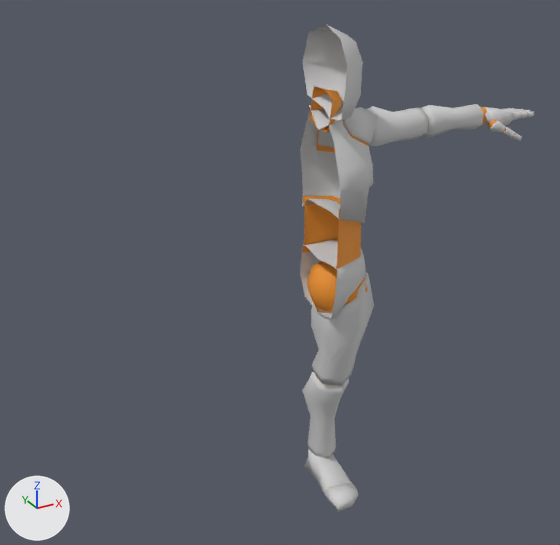
The glTF model models/avatars/default/male.glb, before and after one commit.
Both versions are drawn from a 50 mm camera at (-1.35, -2.22, 2.09) aimed at (-0.1, 0.04, 0.96). Lighting does not change. The marker at lower left points along +X, +Y and +Z. The first picture is the older version. Vertices at exactly the same position are counted once.

The scene before the commit, as lines of its bpy script (objects in view):
```python
me_citrus_male = bpy.data.meshes.new('Citrus Male')
me_citrus_male.from_pydata(...)  # 1522 vertices, 2757 faces; spans x -0.03..0.96, y -0.2..0.13, z 0.0..1.83
# faces by material slot: [1621, 1136]
me_citrus_male.materials.append(mat_material)
me_citrus_male.materials.append(mat_material_001)
ob_citrus_male = bpy.data.objects.new('Citrus Male', me_citrus_male)
ob_citrus_male.location = (0.0, 0.0, 0.0)
```
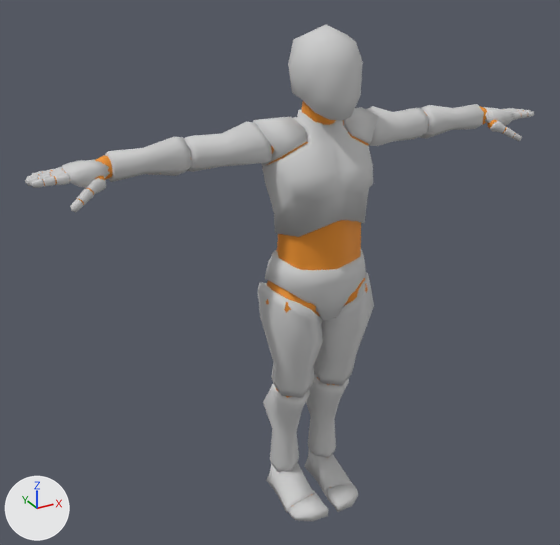
Where the change shows, as pixel boxes (x1, y1, x2, y2) in the pictures (560 x 545 px):
'Citrus Male', reshaped (117% wider): before (300, 25, 534, 512); after (25, 25, 534, 521)
part 1 of me_citrus_male, added: after (253, 117, 307, 165)
part 2 of me_citrus_male, added: after (184, 122, 272, 172)
part 3 of me_citrus_male, added: after (105, 137, 191, 182)
part 4 of me_citrus_male, added: after (258, 282, 323, 397)
part 5 of me_citrus_male, added: after (263, 384, 311, 471)
part 6 of me_citrus_male, added: after (266, 463, 315, 513)
part 7 of me_citrus_male, added: after (289, 493, 328, 521)
part 8 of me_citrus_male, added: after (62, 159, 110, 188)
part 9 of me_citrus_male, added: after (43, 176, 56, 187)
part 10 of me_citrus_male, added: after (55, 173, 70, 185)
part 11 of me_citrus_male, added: after (50, 170, 65, 176)
part 12 of me_citrus_male, added: after (77, 189, 94, 206)
part 13 of me_citrus_male, added: after (86, 178, 106, 195)
part 14 of me_citrus_male, added: after (70, 199, 84, 212)
part 15 of me_citrus_male, added: after (266, 280, 320, 316)
part 16 of me_citrus_male, added: after (267, 142, 308, 165)
part 17 of me_citrus_male, added: after (95, 155, 113, 179)
part 18 of me_citrus_male, added: after (25, 170, 105, 205)
part 19 of me_citrus_male, added: after (262, 25, 347, 321)

Diff of the bpy script that builds the scene:
```diff
--- a/models/avatars/default/male.glb.py
+++ b/models/avatars/default/male.glb.py
@@ me_citrus_male @@
-me_citrus_male.from_pydata(...)  # 1522 vertices, 2757 faces; spans x -0.03..0.96, y -0.2..0.13, z 0.0..1.83
+me_citrus_male.from_pydata(...)  # 2981 vertices, 5514 faces; spans x -0.96..0.96, y -0.2..0.13, z 0.0..1.83
+# me_citrus_male part 1: the loose piece of 26 vertices spanning x 0.06..0.23, y -0.11..0.1, z 1.38..1.54 is copied, and the copy is mirrored in x about the mesh origin; it spans x -0.23..-0.06, y -0.11..0.1, z 1.38..1.54
+# me_citrus_male part 2: the loose piece of 32 vertices spanning x 0.18..0.46, y -0.07..0.07, z 1.39..1.54 is copied, and the copy is mirrored in x about the mesh origin; it spans x -0.46..-0.18, y -0.07..0.07, z 1.39..1.54
+# me_citrus_male part 3: the loose piece of 32 vertices spanning x 0.46..0.72, y -0.06..0.05, z 1.39..1.52 is copied, and the copy is mirrored in x about the mesh origin; it spans x -0.72..-0.46, y -0.06..0.05, z 1.39..1.52
+# me_citrus_male part 4: the loose piece of 38 vertices spanning x 0.01..0.21, y -0.18..0.09, z 0.51..0.95 is copied, and the copy is mirrored in x about the mesh origin; it spans x -0.21..-0.01, y -0.18..0.09, z 0.51..0.95
+# me_citrus_male part 5: the loose piece of 38 vertices spanning x 0.01..0.17, y -0.1..0.12, z 0.11..0.52 is copied, and the copy is mirrored in x about the mesh origin; it spans x -0.17..-0.01, y -0.1..0.12, z 0.11..0.52
+# me_citrus_male part 6: the loose piece of 42 vertices spanning x 0.02..0.16, y -0.11..0.13, z 0.0..0.12 is copied, and the copy is mirrored in x about the mesh origin; it spans x -0.16..-0.02, y -0.11..0.13, z 0.0..0.12
+# me_citrus_male part 7: the loose piece of 26 vertices spanning x 0.02..0.15, y -0.2..-0.12, z 0.0..0.05 is copied, and the copy is mirrored in x about the mesh origin; it spans x -0.15..-0.02, y -0.2..-0.12, z 0.0..0.05
+# me_citrus_male part 8: the loose piece of 50 vertices spanning x 0.72..0.85, y -0.07..0.03, z 1.41..1.48 is copied, and the copy is mirrored in x about the mesh origin; it spans x -0.85..-0.72, y -0.07..0.03, z 1.41..1.48
+# me_citrus_male part 9: the loose piece of 32 vertices spanning x 0.84..0.88, y -0.07..-0.04, z 1.43..1.47 is copied, and the copy is scaled about its middle by (-0.827, 0.824, 0.813), then moved by (-1.76, 0.0, 0.0); it spans x -0.92..-0.88, y -0.07..-0.05, z 1.44..1.46
+# me_citrus_male part 10: the loose piece of 32 vertices spanning x 0.84..0.88, y -0.07..-0.04, z 1.43..1.47 is copied, and the copy is mirrored in x about the mesh origin; it spans x -0.88..-0.84, y -0.07..-0.04, z 1.43..1.47
+# me_citrus_male part 11: the loose piece of 32 vertices spanning x 0.85..0.89, y -0.05..-0.02, z 1.43..1.47 is copied, and the copy is mirrored in x about the mesh origin; it spans x -0.89..-0.85, y -0.05..-0.02, z 1.43..1.47
+# me_citrus_male part 12: the loose piece of 32 vertices spanning x 0.79..0.84, y -0.11..-0.07, z 1.38..1.42 is copied, and the copy is mirrored in x about the mesh origin; it spans x -0.84..-0.79, y -0.11..-0.07, z 1.38..1.42
+# me_citrus_male part 13: the loose piece of 32 vertices spanning x 0.74..0.8, y -0.09..-0.05, z 1.39..1.44 is copied, and the copy is mirrored in x about the mesh origin; it spans x -0.8..-0.74, y -0.09..-0.05, z 1.39..1.44
+# me_citrus_male part 14: the loose piece of 26 vertices spanning x 0.82..0.86, y -0.12..-0.09, z 1.36..1.4 is copied, and the copy is mirrored in x about the mesh origin; it spans x -0.86..-0.82, y -0.12..-0.09, z 1.36..1.4
+# me_citrus_male part 15: the loose piece of 26 vertices spanning x -0.03..0.2, y -0.16..0.07, z 0.78..1.01 is copied, and the copy is mirrored in x about the mesh origin; it spans x -0.2..0.03, y -0.16..0.07, z 0.78..1.01
+# me_citrus_male part 16: the loose piece of 16 vertices spanning x 0.04..0.2, y -0.11..0.07, z 1.37..1.53 is copied, and the copy is mirrored in x about the mesh origin; it spans x -0.2..-0.04, y -0.11..0.07, z 1.37..1.53
+# me_citrus_male part 17: the loose piece of 26 vertices spanning x 0.69..0.76, y -0.05..0.02, z 1.42..1.49 is copied, and the copy is mirrored in x about the mesh origin; it spans x -0.76..-0.69, y -0.05..0.02, z 1.42..1.49
+# me_citrus_male part 18: 416 vertices added at x -0.96..-0.74, y -0.11..0.03, z 1.37..1.46
+# me_citrus_male part 19: 139 vertices added at x -0.2..-0.01, y -0.2..0.09, z 0.81..1.79
+# other edits to the shape of me_citrus_male do not show in these pictures
 me_citrus_male.materials.append(mat_material)
```
